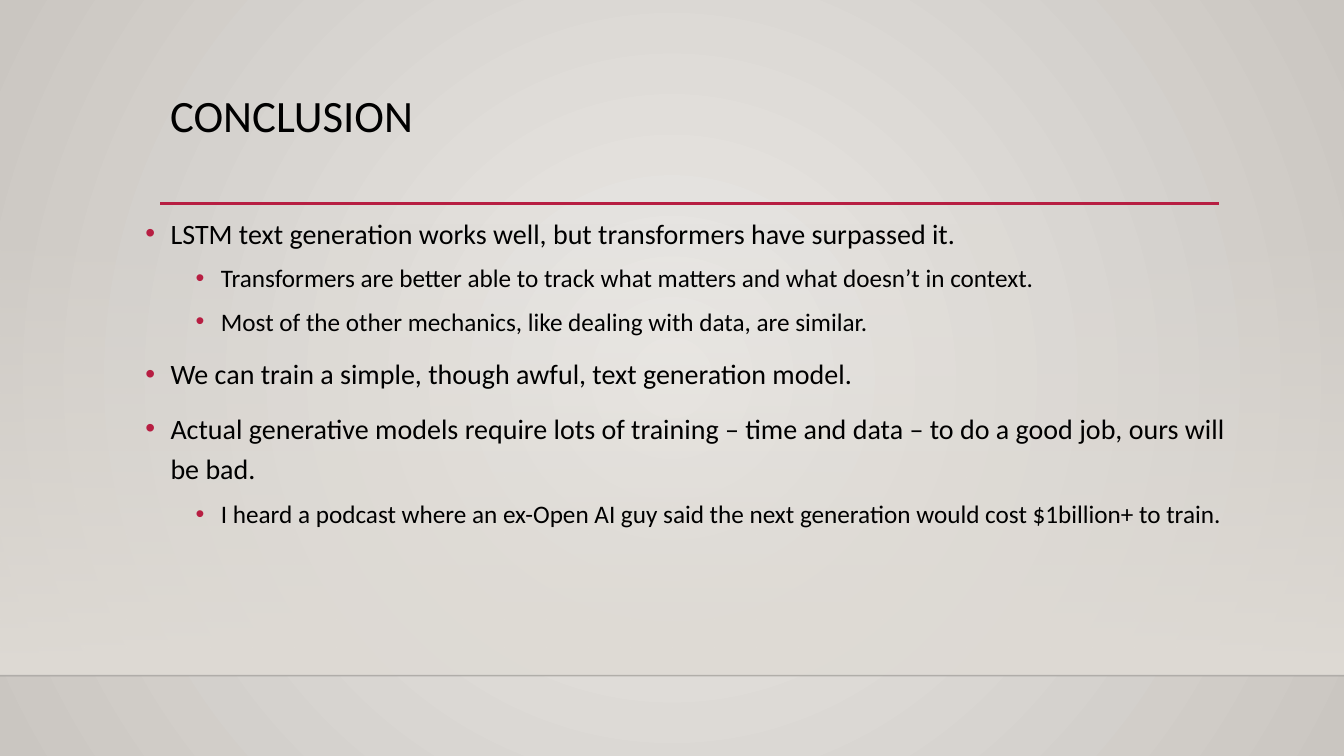
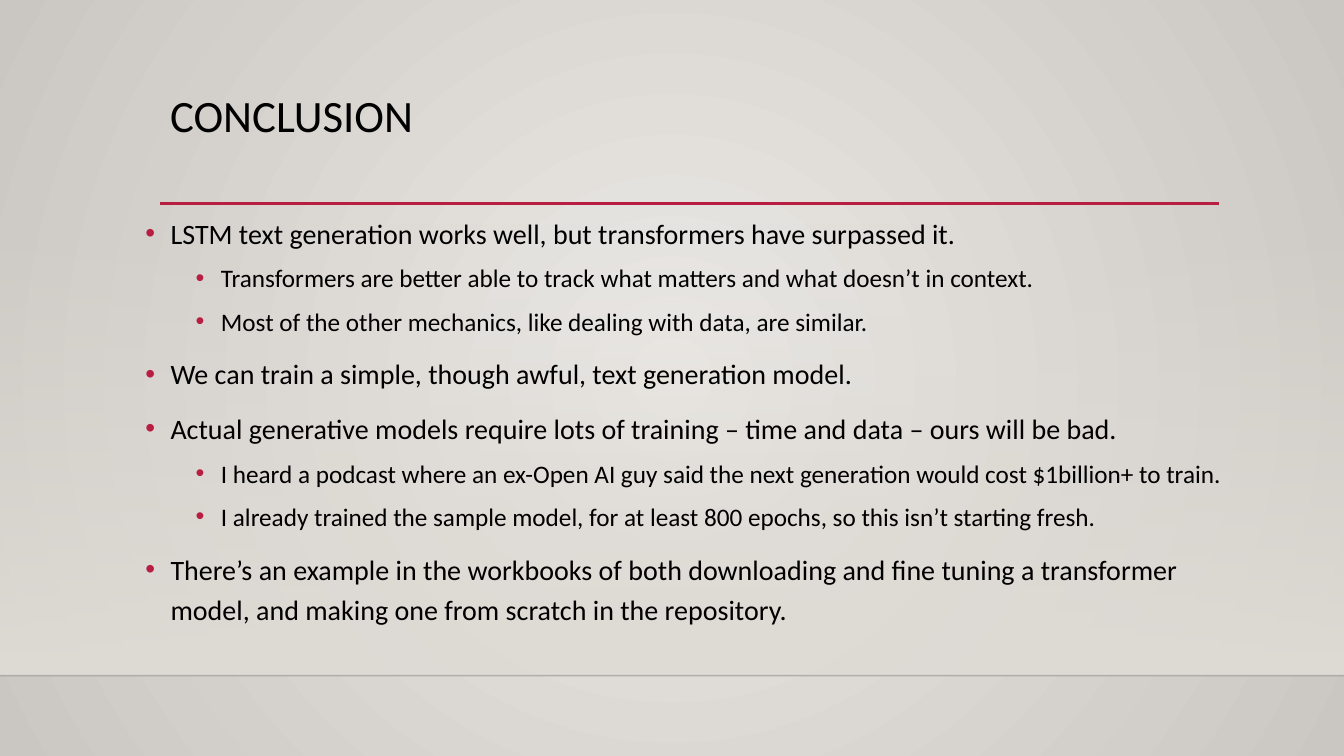
Before and after one commit to calvint13/Intro_to_Machine_Learning_Student_Workbooks, a slide deck: slide 15 of reference_content/Slides/text_gen_lstm.pptx (slide 14 before the commit). Drawn at 1344x756 pixels with LibreOffice and Linux fonts; fonts in the diff are those of the drawing; background and template pictures are left out. Boxes give left, top, right and bottom in pixels: in the first picture for what was removed or moved away, otherwise in the second. Text is boxed around its words. In the diff, an @@ line names an element or a change of style, - is before the commit and + after.

Commit message:
up

```diff
--- a/reference_content/Slides/text_gen_lstm.pptx
+++ b/reference_content/Slides/text_gen_lstm.pptx
@@ text at <box>171,419,1117,444</box>: text changed @@
-• Actual generative models require lots of training – time and data – to do a good job, ours will be bad.
+• Actual generative models require lots of training – time and data – ours will be bad.
@@ text at <box>171,508,1177,625</box>: paragraphs added @@
+  • I already trained the sample model, for at least 800 epochs, so this isn’t starting fresh.
+• There’s an example in the workbooks of both downloading and fine tuning a transformer model, and making one from scratch in the repository.
```
Also in this commit, not shown: 2 other slides changed, 1 slide added.
